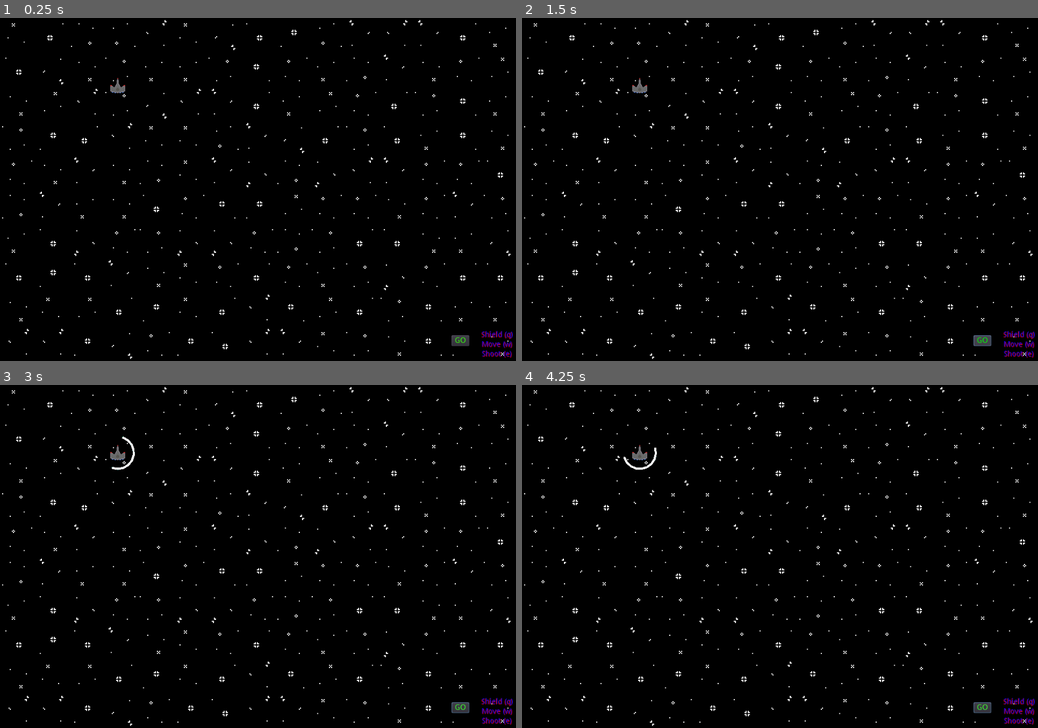
Above: before the commit, frames 1-4 (two rows, left to right).
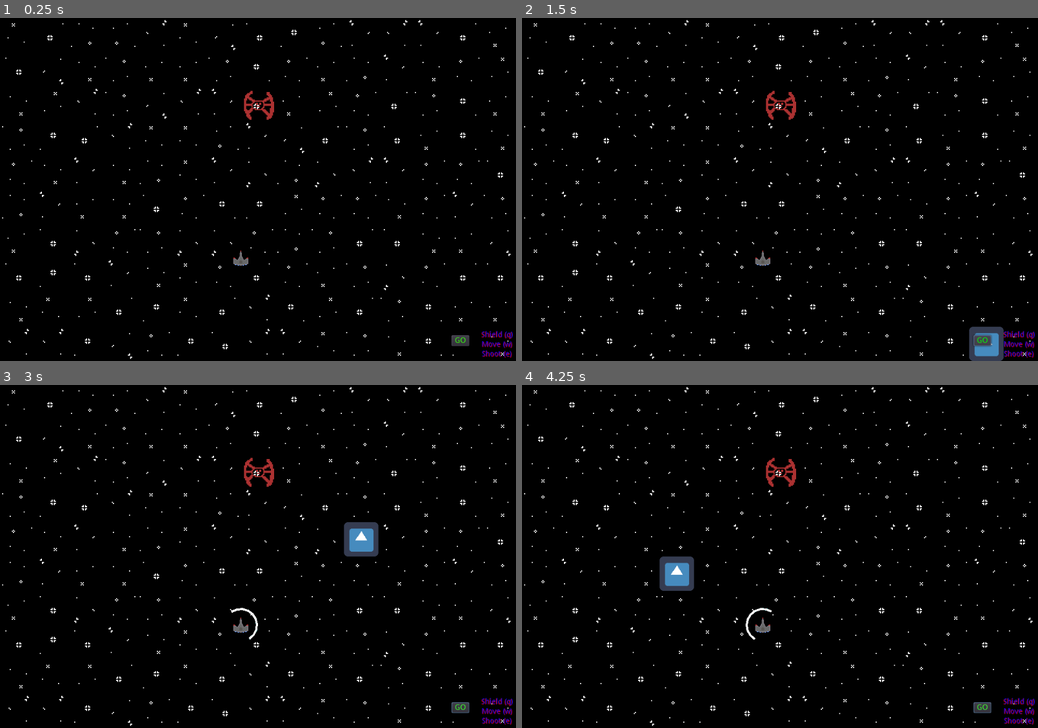
Above: after the commit, the same moments.

Repository: chybby/ldjam50
Game: Godot game, scene res://Main.tscn
Same seed, same stepped clock (60 frames per second), same inputs: the game is played once before the commit and once after it. The engine's default icon, where the game draws it, is replaced by a stand-in: a white triangle on a blue panel in a dark square.
Inputs (mouse positions are in pixels of both pictures, inside the frame that each line leads up to):
- Up to frame 1 (0.25 s): no input
- Up to frame 2 (1.5 s): click "GO" at 0.5 s; click "GO" at 1.25 s
- Up to frame 3 (3 s): click "GO" at 2 s; tap Enter at 2.75 s; move the mouse to (371, 539) at 2.77 s; hold Q (choose_shield) from 2.78 s (still down); click (371, 539) at 2.92 s
- Up to frame 4 (4.25 s): tap Space at 3.5 s; move the mouse to (676, 573) at 3.52 s; release Q (choose_shield) at 3.53 s; tap Q (choose_shield) at 3.6 s; click (676, 573) at 3.67 s

The runs differ from the first frame. In frame 1, 0.4% of the frame differs, in the area x 21-54%, y 17-73%; in frame 2, 0.9%; in frame 3, 1.2%, in the area x 21-74%, y 15-75%; in frame 4, 1.2%.

Commit message:
Enemy spawning.

Diff:
--- /dev/null
+++ b/Enemy.gd
@@ -0,0 +1,6 @@
+extends Sprite
+
+var map_position
+
+func plan_move():
+    pass
--- /dev/null
+++ b/Enemy.tscn
@@ -0,0 +1,9 @@
+[gd_scene load_steps=3 format=2]
+
+[ext_resource path="res://enemy-scaled.png" type="Texture" id=1]
+[ext_resource path="res://Enemy.gd" type="Script" id=2]
+
+[node name="Sprite" type="Sprite"]
+texture = ExtResource( 1 )
+centered = false
+script = ExtResource( 2 )
--- a/GameMap.gd
+++ b/GameMap.gd
@@ -5,8 +5,34 @@
 
 var hovered_position = null
 
+onready var hero = $Hero
+var enemies = {}
+
 func _ready():
     clear()
+
+func get_grid():
+    var grid = []
+    for x in width:
+        var row = []
+        for y in height:
+            row.append([])
+        grid.append(row)
+
+    grid[hero.map_position.x][hero.map_position.y].append(hero)
+
+    for enemy in enemies:
+        grid[enemy.map_position.x][enemy.map_position.y].append(enemy)
+
+func move_hero(position):
+    hero.map_position = position
+    hero.position = map_to_world(position)
+
+func place_enemy(enemy, position):
+    enemies[position] = enemy
+    enemy.map_position = position
+
+    enemy.position = map_to_world(position)
 
 func mouse_changed_cell(old_position, new_position):
     if old_position != null:
--- a/Hero.gd
+++ b/Hero.gd
@@ -1,9 +1,7 @@
 extends Node2D
 
 
-# Declare member variables here. Examples:
-# var a = 2
-# var b = "text"
+var map_position
 
 enum {STATE_NONE, STATE_SHIELD, STATE_WEAPON, STATE_MOVE}
 var active_state = STATE_NONE
--- a/Main.gd
+++ b/Main.gd
@@ -1,7 +1,27 @@
 extends Node2D
 
+var turn = 0
+
+var enemy_scene = preload('res://Enemy.tscn')
+
+onready var game_map = $GameMap
+
 func _ready():
-    pass
+    game_map.move_hero(Vector2(7, 7))
+
+    spawn_enemies()
+    enemies_plan_moves()
+
+    # Hero's turn
+
+func spawn_enemies():
+    var enemy = enemy_scene.instance()
+    add_child(enemy)
+    game_map.place_enemy(enemy, Vector2(7, 2))
+
+func enemies_plan_moves():
+    for enemy in game_map.enemies.values():
+        enemy.plan_move()
 
 func do_enemy_turn():
     pass
--- a/Main.tscn
+++ b/Main.tscn
@@ -16,7 +16,22 @@
 [node name="Background" parent="." instance=ExtResource( 2 )]
 
 [node name="GameMap" parent="." instance=ExtResource( 3 )]
-visible = false
+
+[node name="Hero" type="Node2D" parent="GameMap"]
+position = Vector2( -30, 100 )
+script = ExtResource( 5 )
+
+[node name="KinematicBody2D" type="KinematicBody2D" parent="GameMap/Hero"]
+
+[node name="Ship" type="Sprite" parent="GameMap/Hero/KinematicBody2D"]
+texture = ExtResource( 4 )
+
+[node name="CollisionShape2D" type="CollisionShape2D" parent="GameMap/Hero/KinematicBody2D"]
+position = Vector2( 0, 4 )
+shape = SubResource( 3 )
+
+[node name="Shield" type="Node2D" parent="GameMap/Hero/KinematicBody2D"]
+script = ExtResource( 6 )
 
 [node name="Turn Choice Menu" type="Control" parent="."]
 margin_right = 40.0
@@ -63,19 +78,3 @@
 custom_colors/font_color_hover = Color( 0, 1, 0.00392157, 1 )
 custom_colors/font_color_pressed = Color( 0.419608, 1, 0, 1 )
 text = "GO"
-
-[node name="Hero" type="Node2D" parent="."]
-position = Vector2( 219, 126.5 )
-script = ExtResource( 5 )
-
-[node name="KinematicBody2D" type="KinematicBody2D" parent="Hero"]
-
-[node name="Ship" type="Sprite" parent="Hero/KinematicBody2D"]
-texture = ExtResource( 4 )
-
-[node name="CollisionShape2D" type="CollisionShape2D" parent="Hero/KinematicBody2D"]
-position = Vector2( 0, 4 )
-shape = SubResource( 3 )
-
-[node name="Shield" type="Node2D" parent="Hero/KinematicBody2D"]
-script = ExtResource( 6 )
Binary file added: enemy-scaled.png
Not shown, added: enemy-scaled.png.import
Binary file added: enemy.png
Not shown, added: enemy.png.import
Binary file added: ship-scaled.png
Not shown, added: ship-scaled.png.import
